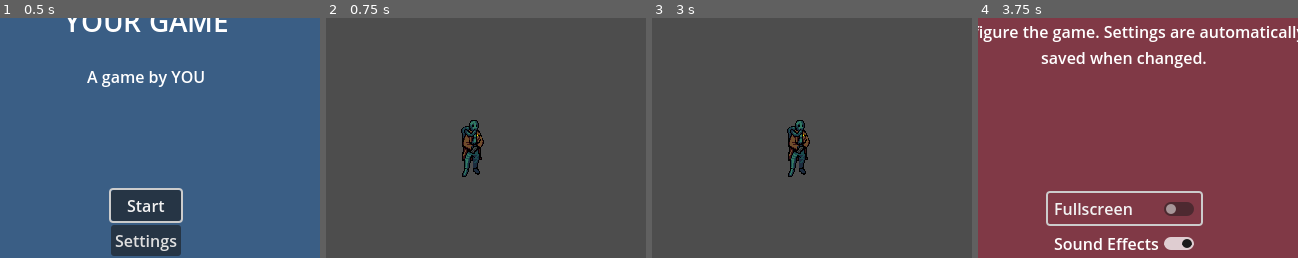
Above: before the commit, frames 1-4 (left to right).
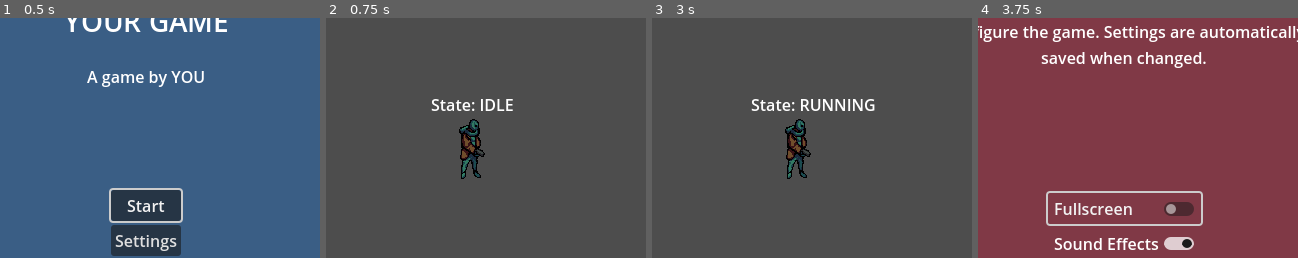
Above: after the commit, the same moments.

Repository: Maoaii/Descent-into-Survival
Game: Godot game, scene res://scenes/main_menu/main_menu.tscn
Same seed, same stepped clock (60 frames per second), same inputs: the game is played once before the commit and once after it. The engine's default icon, where the game draws it, is replaced by a stand-in: a white triangle on a blue panel in a dark square.
Inputs:
- Up to frame 1 (0.5 s): no input
- Up to frame 2 (0.75 s): click "Start" at 0.5 s
- Up to frame 3 (3 s): tap Enter (ui_accept) at 1.25, 1.52, 2.75 s; hold D (move_right) 1.28-2 s; hold Space (interact) 1.28-2 s; click "Start" at 2 s; hold D (move_right) from 2.78 s (still down); tap Space (interact) at 2.85 s
- Up to frame 4 (3.75 s): tap Enter (ui_accept) at 3.02 s; release D (move_right) at 3.5 s; click "Settings" at 3.5 s
The pictures show only the part of the screen within x 27-77%, y 23-73%; the shares and areas given below are measured in that part.

Frame 1 is identical in both runs. In frame 2, 1.6% of the frame differs, in the area x 32-59%, y 33-68%; in frame 3, 2.0%, in the area x 30-70%, y 33-68%; in frame 4, nothing differs.

Commit message:
simple animation setup

Diff:
--- a/scenes/players/player_top_down.gd
+++ b/scenes/players/player_top_down.gd
@@ -1,19 +1,56 @@
 extends CharacterBody2D
 
 
+enum States {
+	IDLE,
+	RUNNING,
+	ATTACKING
+}
+
+@export var state_debug: bool = true
 @export var speed := 200.0
 @export var has_acceleration := false
 @export var acceleration := 1_000
 @export var deacceleration := 1_000
 
+@onready var sprite: AnimatedSprite2D = $AnimatedSprite2D
+
+var _state: int = States.IDLE
+var last_dir: Vector2
+
+func _process(_delta: float) -> void:
+	if state_debug:
+		$StateLabel.text = "State: " + States.find_key(_state)
 
 func _physics_process(delta: float) -> void:
-	var input := Input.get_vector("move_left", "move_right", "move_up", "move_down").normalized()
+	var direction := Input.get_vector("move_left", "move_right", "move_up", "move_down").normalized()
+
+	if direction:
+		_state = States.RUNNING
+		last_dir = direction
+		update_sprite(direction)
+	else:
+		_state = States.IDLE
+
 	if has_acceleration:
-		if input.length() == 0.0:
+		if direction.length() == 0.0:
 			velocity = velocity.move_toward(Vector2.ZERO, deacceleration * delta)
 		else:
-			velocity = velocity.move_toward(input * speed, acceleration * delta)
+			velocity = velocity.move_toward(direction * speed, acceleration * delta)
 	else:
-		velocity = input * speed
+		velocity = direction * speed
+
 	move_and_slide()
+
+func update_sprite(direction: Vector2) -> void:
+	if direction.x < 0: # Moving left
+		sprite.play("idle_left")
+		pass
+	elif direction.x > 0: # Moving right
+		sprite.play("idle_right")
+		pass
+
+	if direction.y < 0: # Moving up
+		sprite.play("idle_back")
+	elif direction.y > 0: # Moving down
+		sprite.play("idle_forward")
--- a/scenes/players/player_top_down.tscn
+++ b/scenes/players/player_top_down.tscn
@@ -1,10 +1,48 @@
-[gd_scene load_steps=4 format=3 uid="uid://m03vwsnrma2p"]
+[gd_scene load_steps=8 format=3 uid="uid://m03vwsnrma2p"]
 
 [ext_resource type="Script" path="res://scenes/players/player_top_down.gd" id="1_2l78q"]
-[ext_resource type="Texture2D" uid="uid://47u0ee4512bd" path="res://assets/protag forward idle.png" id="2_swakd"]
+[ext_resource type="Texture2D" uid="uid://cefu07b2diteg" path="res://assets/player/protag back idle.png" id="2_772jl"]
+[ext_resource type="Texture2D" uid="uid://47u0ee4512bd" path="res://assets/player/protag forward idle.png" id="2_ft6ix"]
+[ext_resource type="Texture2D" uid="uid://jmoay6ux0h4u" path="res://assets/player/protag left idle.png" id="4_byvwo"]
+[ext_resource type="Texture2D" uid="uid://cbi1tyep31pxn" path="res://assets/player/protag right idle.png" id="5_rouou"]
+
+[sub_resource type="SpriteFrames" id="SpriteFrames_dtuvp"]
+animations = [{
+"frames": [{
+"duration": 1.0,
+"texture": ExtResource("2_772jl")
+}],
+"loop": true,
+"name": &"idle_back",
+"speed": 5.0
+}, {
+"frames": [{
+"duration": 1.0,
+"texture": ExtResource("2_ft6ix")
+}],
+"loop": true,
+"name": &"idle_forward",
+"speed": 5.0
+}, {
+"frames": [{
+"duration": 1.0,
+"texture": ExtResource("4_byvwo")
+}],
+"loop": true,
+"name": &"idle_left",
+"speed": 5.0
+}, {
+"frames": [{
+"duration": 1.0,
+"texture": ExtResource("5_rouou")
+}],
+"loop": true,
+"name": &"idle_right",
+"speed": 5.0
+}]
 
 [sub_resource type="RectangleShape2D" id="RectangleShape2D_ffix3"]
-size = Vector2(24, 58)
+size = Vector2(24, 54)
 
 [node name="PlayerTopDown" type="CharacterBody2D"]
 script = ExtResource("1_2l78q")
@@ -13,12 +51,19 @@
 acceleration = 2000
 deacceleration = 3000
 
-[node name="Sprite2D" type="Sprite2D" parent="."]
-texture = ExtResource("2_swakd")
-region_enabled = true
-region_rect = Rect2(19.6068, 2.80326, 23.6292, 57.5103)
+[node name="AnimatedSprite2D" type="AnimatedSprite2D" parent="."]
+sprite_frames = SubResource("SpriteFrames_dtuvp")
+animation = &"idle_right"
 
 [node name="CollisionShape2D" type="CollisionShape2D" parent="."]
 shape = SubResource("RectangleShape2D_ffix3")
 
 [node name="Camera2D" type="Camera2D" parent="."]
+
+[node name="StateLabel" type="Label" parent="."]
+offset_left = -47.0
+offset_top = -56.0
+offset_right = 48.0
+offset_bottom = -30.0
+text = "State:"
+horizontal_alignment = 1
Binary file added: assets/player/protag back idle.png
Not shown, added: assets/player/protag back idle.png.import
Binary file added: assets/player/protag forward idle.png
Not shown, added: assets/player/protag forward idle.png.import
Binary file added: assets/player/protag left idle.png
Not shown, added: assets/player/protag left idle.png.import
Binary file added: assets/player/protag right idle.png
Not shown, changed: assets/player/protag right idle.png.import
Binary file removed: assets/protag forward idle.png
